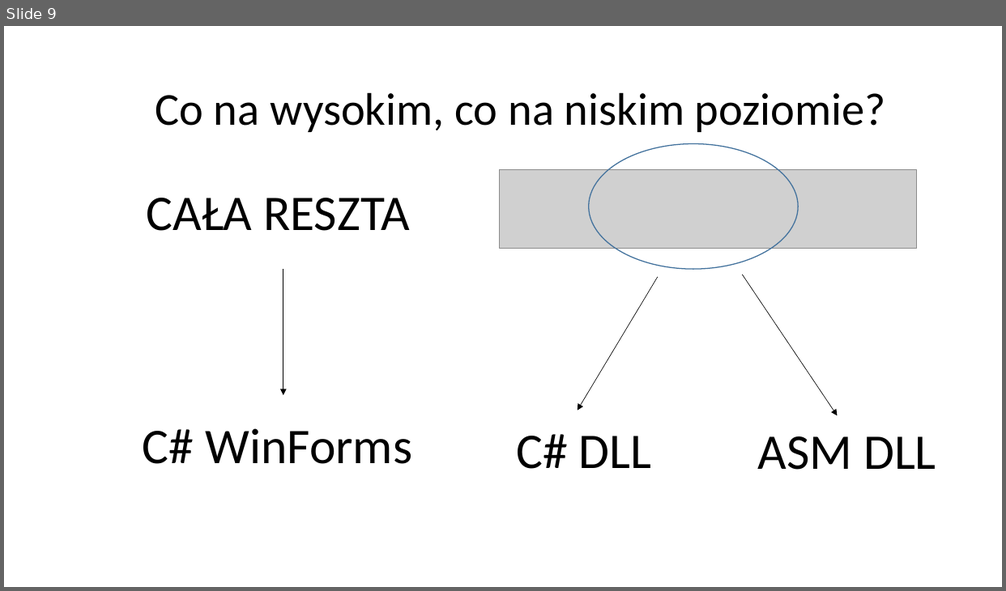
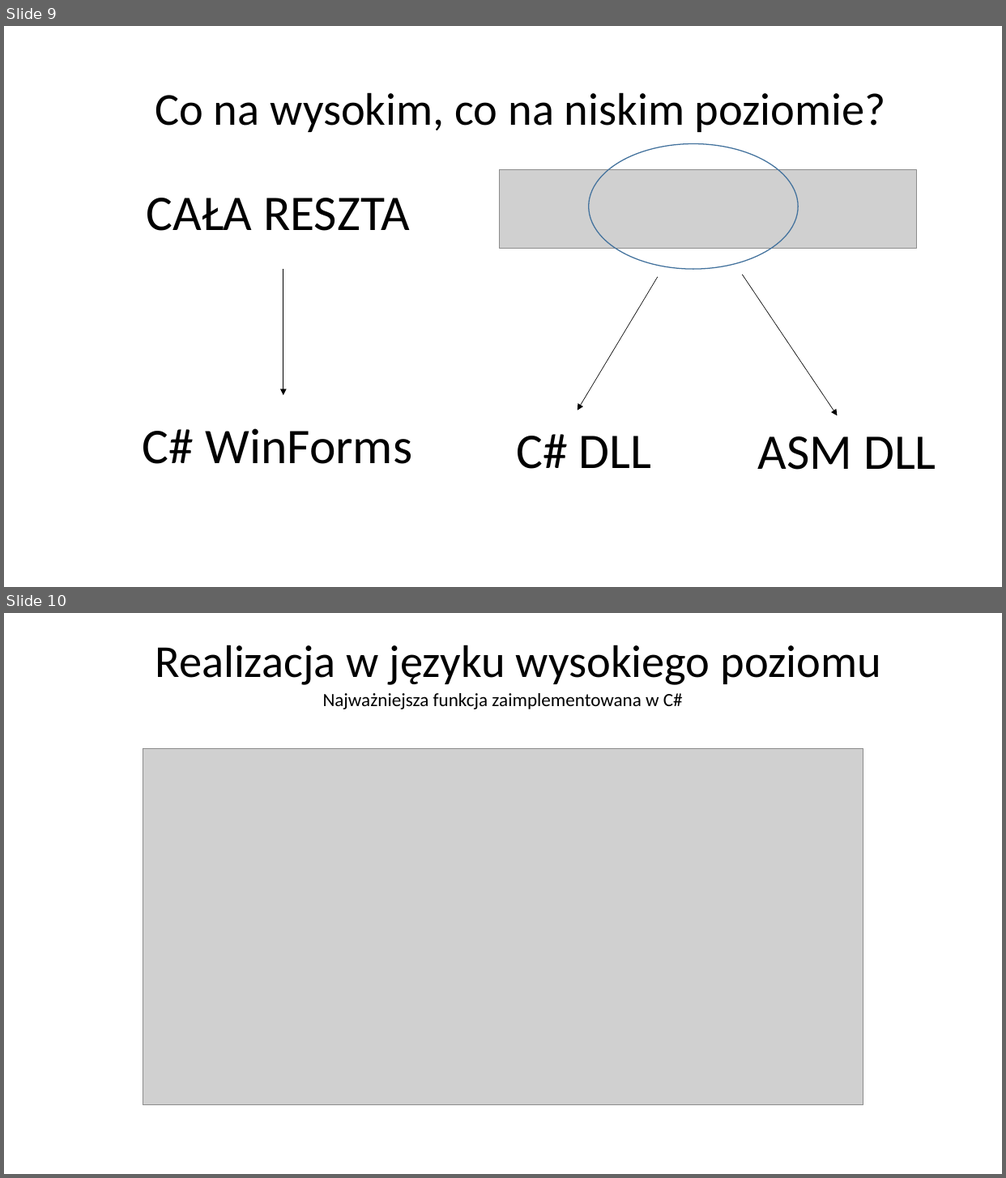
Before and after one commit to Gazda70/Image-Morphing, a slide deck: Morphing obrazów.pptx. Shown one above the other, each under a label of ours: slide 9 before the commit, slides 9 and 10 after it. The pictures are 1006x591 and 1006x1178 pixels, drawn with LibreOffice and Linux fonts; fonts in the diff are those of the drawing; grey boxes stand for pictures. Boxes give left, top, right and bottom in pixels: in the first picture for what was removed or moved away, otherwise in the second. Text is boxed around its words. In the diff, an @@ line names an element or a change of style, - is before the commit and + after.

```diff
--- a/Morphing obrazów.pptx
+++ b/Morphing obrazów.pptx
@@ slide 10 added at [4, 613, 1002, 1174], background #FFFFFF @@
@@ title added at [155, 645, 880, 685], 44 pt, text #000000 @@
+Realizacja w języku wysokiego poziomu
@@ text added at [323, 693, 683, 709], 18 pt, text #000000 @@
+Najważniejsza funkcja zaimplementowana w C#
@@ picture added at [143, 748, 863, 1105] @@
```
Also in this commit, not shown: 2 slides changed, 4 other slides added, 2 slides removed, 2 other files.
